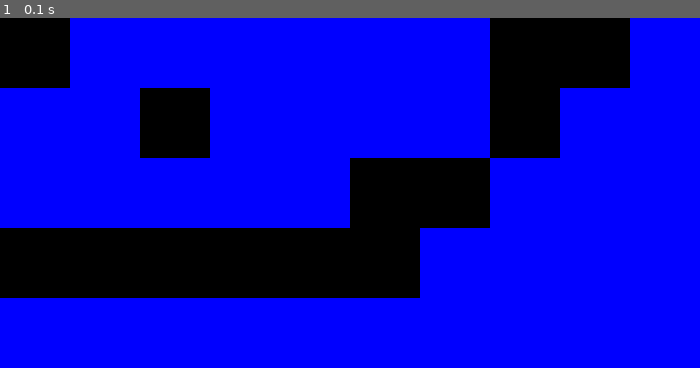
Above: before the commit, frame 1.
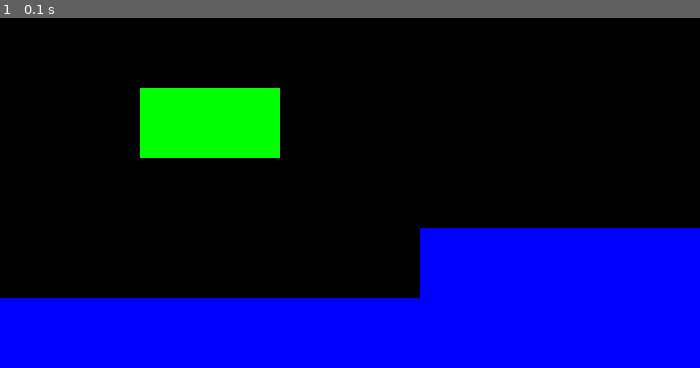
Above: after the commit, the same moment.

Repository: Domidhbw/DHBW
Game: pygame game, started from Projects/pygame/LevelEditor/Main.py
The game is run twice, just before and just after one commit, with the same random seed, the same clock (stepped at 60 frames per second) and the same inputs.
Inputs:
- Up to frame 1 (0.1 s): no input

The runs differ from the first frame. In frame 1, 48% of the frame differs, in the area x 0-100%, y 0-60%.

Commit message:
added green tile

Diff:
--- a/Projects/pygame/LevelEditor/listGenerator.py
+++ b/Projects/pygame/LevelEditor/listGenerator.py
@@ -29,6 +29,9 @@
                 case "o":
                     level.append(Tile(origin.x,origin.y,"Black"))
                     origin.x += self.tileScale[1]
+                case "i":
+                    level.append(Tile(origin.x,origin.y,"Green"))
+                    origin.x += self.tileScale[1]
                 case ",":
                     origin.x = 0
                     origin.y += self.tileScale[0]
--- a/Projects/pygame/LevelEditor/testLevel.txt
+++ b/Projects/pygame/LevelEditor/testLevel.txt
@@ -1,5 +1,5 @@
-o x x x x x x o o x ,
-x x o x x x x o x x ,
-x x x x x o o x x x ,
+o o o o o o o o o o ,
+o o i i o o o o o o ,
+o o o o o o o o o o ,
 o o o o o o x x x x ,
 x x x x x x x x x x ,
